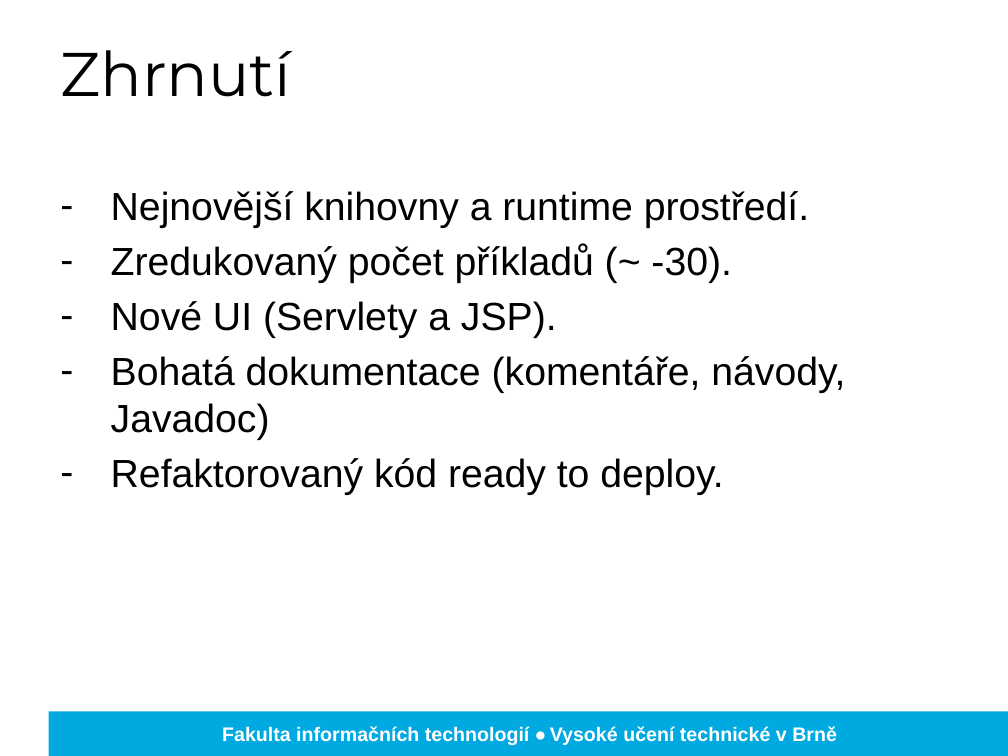
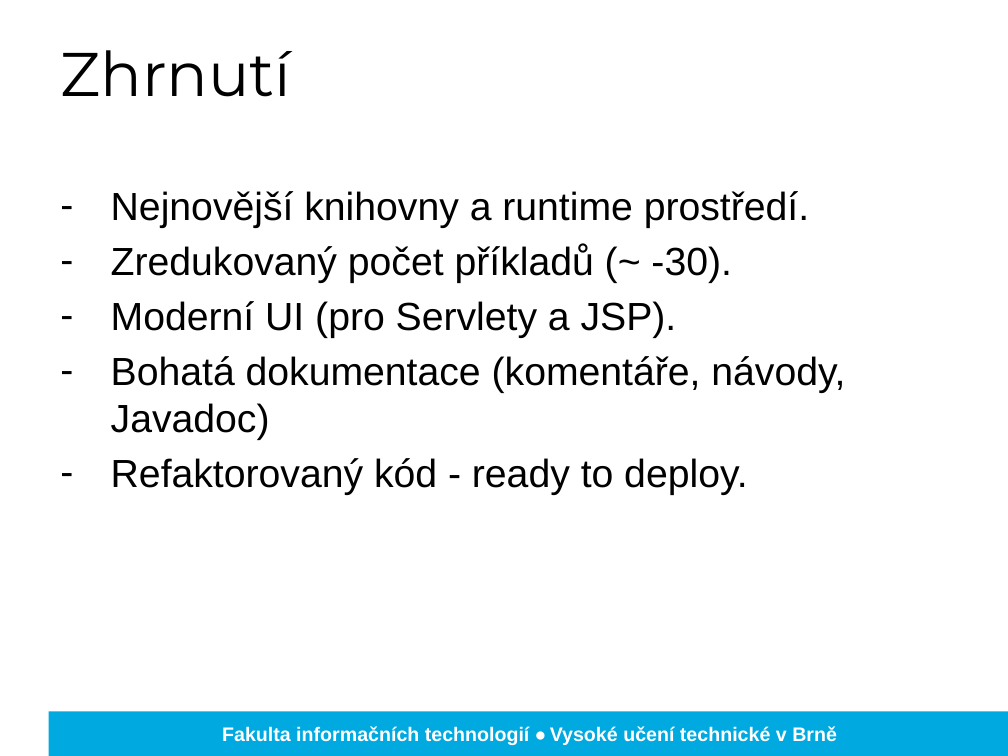
Before and after one commit to bartak-v/gja, a slide deck: slide 6 of xbarta47_xcigan09_gja_prezentace.pptx. Drawn at 1008x756 pixels with LibreOffice and Linux fonts; fonts in the diff are those of the drawing; background and template pictures are left out. Boxes give left, top, right and bottom in pixels: in the first picture for what was removed or moved away, otherwise in the second. Text is boxed around its words. In the diff, an @@ line names an element or a change of style, - is before the commit and + after.

```diff
--- a/xbarta47_xcigan09_gja_prezentace.pptx
+++ b/xbarta47_xcigan09_gja_prezentace.pptx
@@ text at (x1=111, y1=301, x2=677, y2=338): text changed @@
-– Nové UI (Servlety a JSP).
+– Moderní UI (pro Servlety a JSP).
@@ text at (x1=111, y1=458, x2=747, y2=495): text changed @@
-– Refaktorovaný kód ready to deploy.
+– Refaktorovaný kód - ready to deploy.
```
Also in this commit, not shown: 3 other slides changed.
